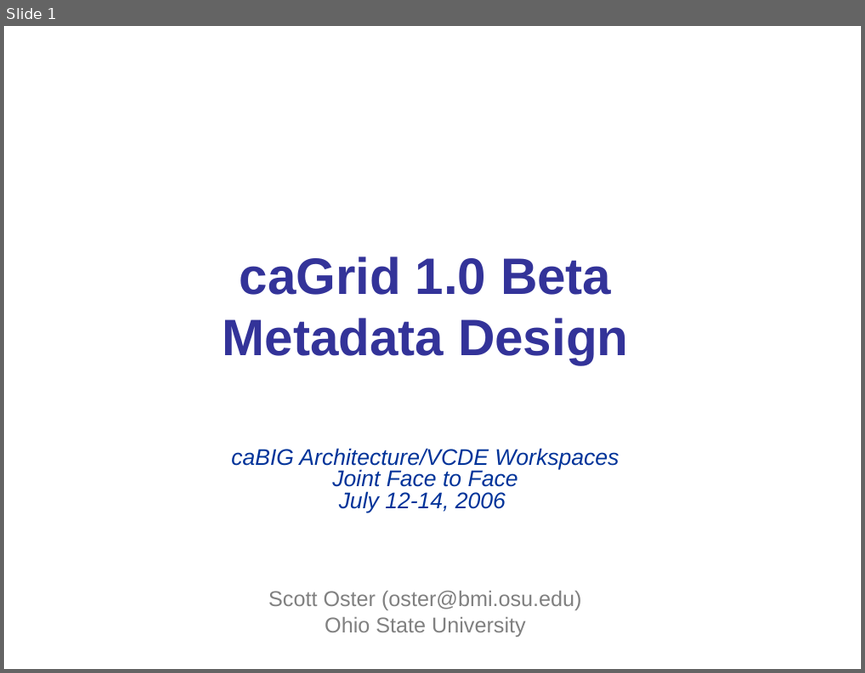
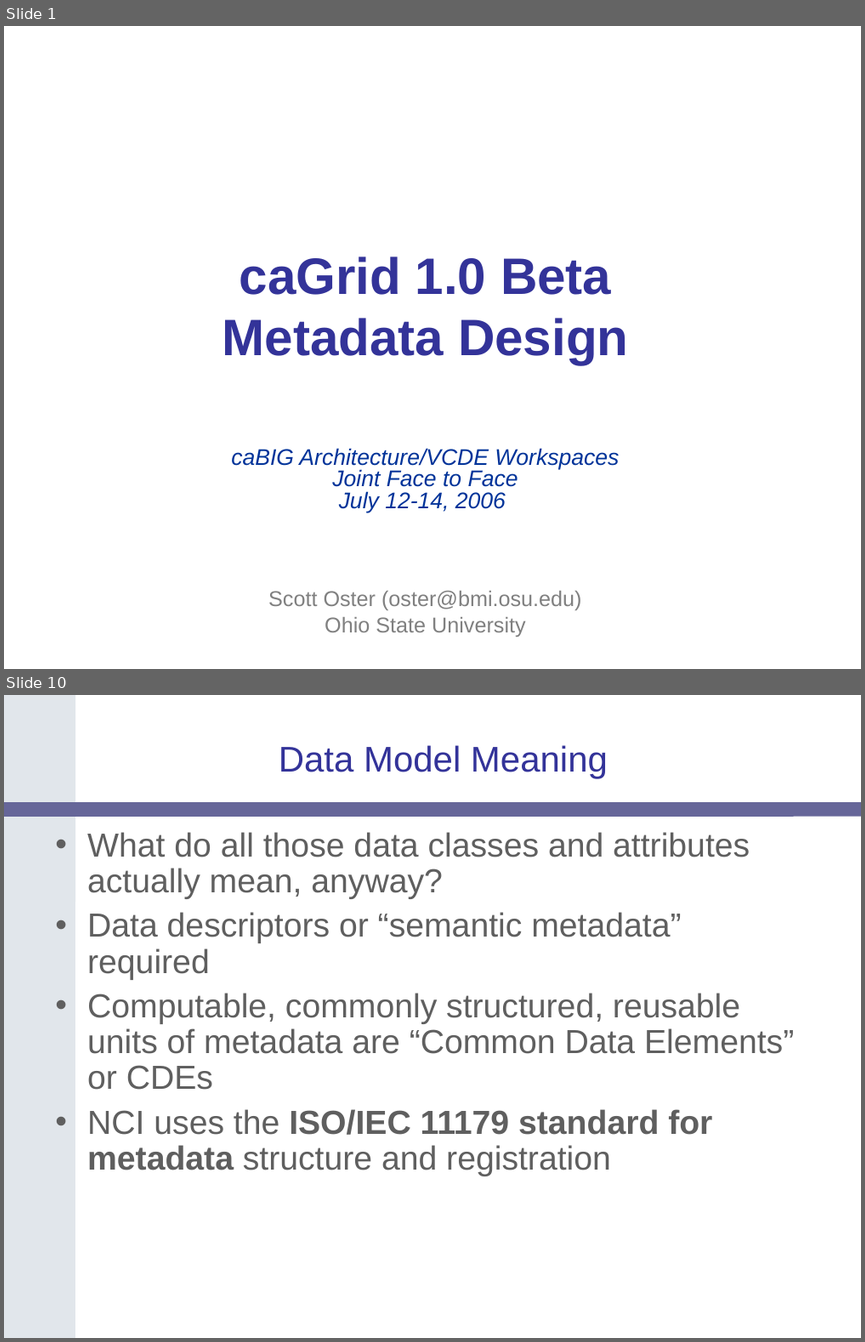
Before and after one commit to NCIP/cagrid-docs, a slide deck: presentations/200607_VCDE_ARCH/caGrid-1.0_Beta_Metadata.ppt. Shown one above the other, each under a label of ours: slide 1 before the commit, slides 1 and 10 after it; the slides between them are not shown. The pictures are 865x673 and 865x1342 pixels, drawn with LibreOffice and Linux fonts; fonts in the diff are those of the drawing; background and template pictures are left out. Boxes give left, top, right and bottom in pixels: in the first picture for what was removed or moved away, otherwise in the second. Text is boxed around its words. In the diff, an @@ line names an element or a change of style, - is before the commit and + after.

```diff
--- a/presentations/200607_VCDE_ARCH/caGrid-1.0_Beta_Metadata.ppt
+++ b/presentations/200607_VCDE_ARCH/caGrid-1.0_Beta_Metadata.ppt
@@ slide 10 added at <box>4,695,861,1338</box>, background #FFFFFF @@
@@ freeform shape added at <box>4,695,75,1338</box>, fill #E1E6EB @@
@@ title added at <box>279,745,608,779</box>, 30 pt, text #333399 @@
+Data Model Meaning
@@ rounded rectangle added at <box>4,802,861,817</box>, fill #666699 @@
@@ text added at <box>87,832,794,1176</box>, 28 pt, text #5F5F5F @@
+• What do all those data classes and attributes actually mean, anyway?
+• Data descriptors or “semantic metadata” required
+• Computable, commonly structured, reusable units of metadata are “Common Data Elements” or CDEs
+• NCI uses the ISO/IEC 11179 standard for metadata structure and registration
```
Also in this commit, not shown: 41 other slides added, 1 slide removed.
